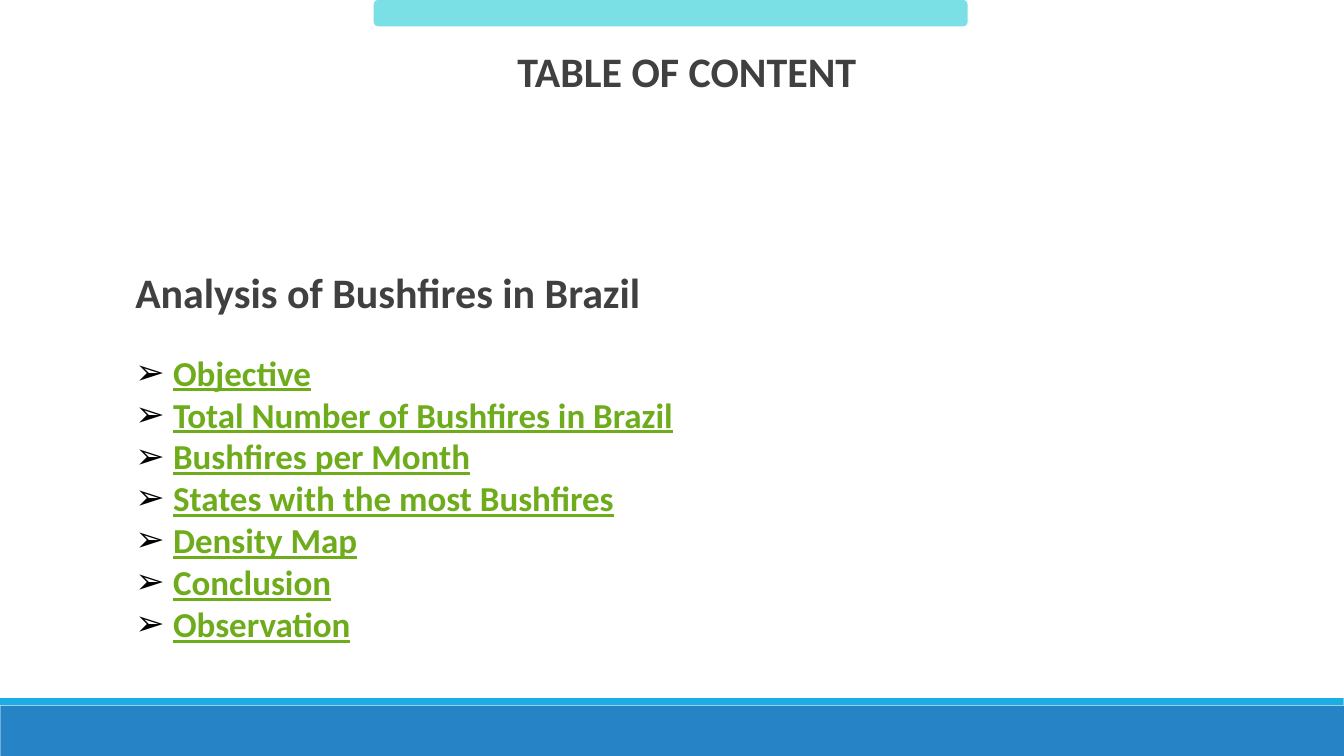
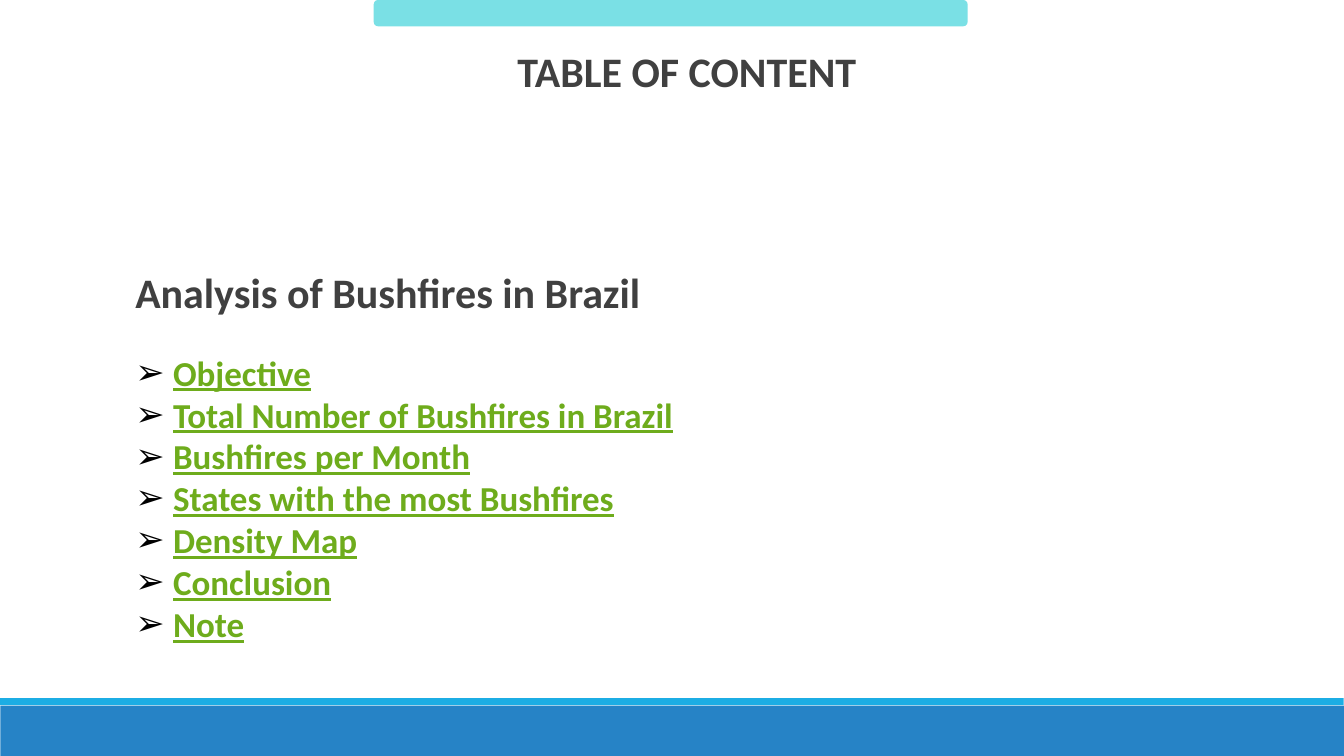
Before and after one commit to RiquelmoFerreira/DataAnalysisBushfires_in_Brazil, a slide deck: slide 12 of Apresentacao-Presentation.pptx. Drawn at 1344x756 pixels with LibreOffice and Linux fonts; fonts in the diff are those of the drawing. Boxes give left, top, right and bottom in pixels: in the first picture for what was removed or moved away, otherwise in the second. Text is boxed around its words. In the diff, an @@ line names an element or a change of style, - is before the commit and + after.

```diff
--- a/Apresentacao-Presentation.pptx
+++ b/Apresentacao-Presentation.pptx
@@ text at (173,614,244,643): text changed @@
-➢ Observation
+➢ Note
```
Also in this commit, not shown: 1 other slide changed.
